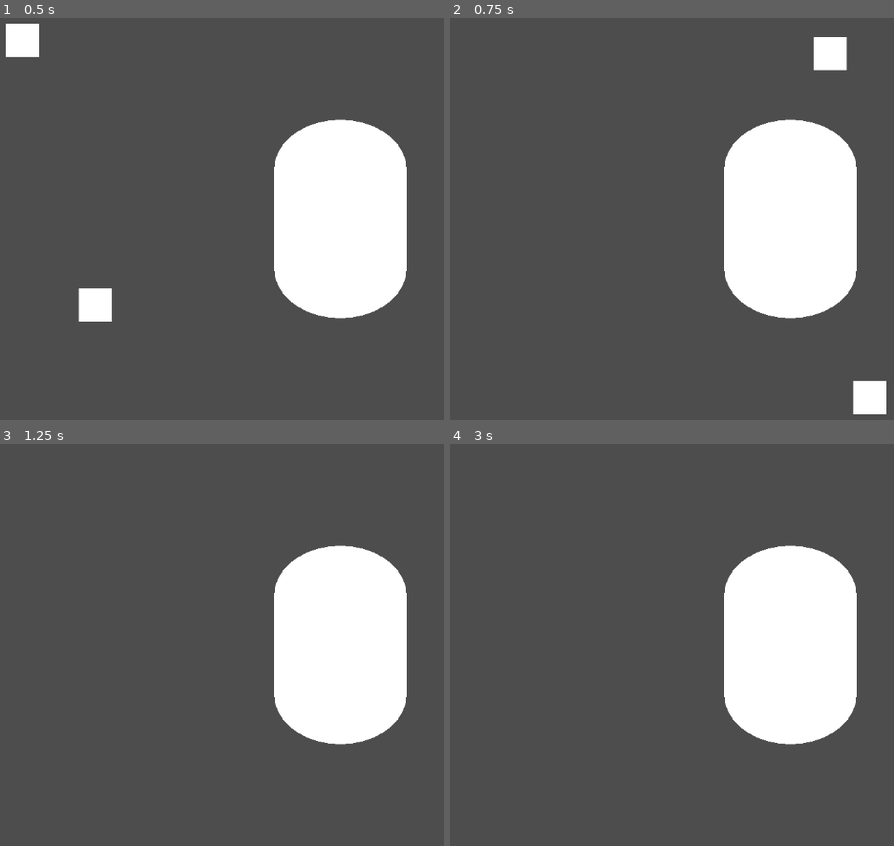
Above: before the commit, frames 1-4 (two rows, left to right).
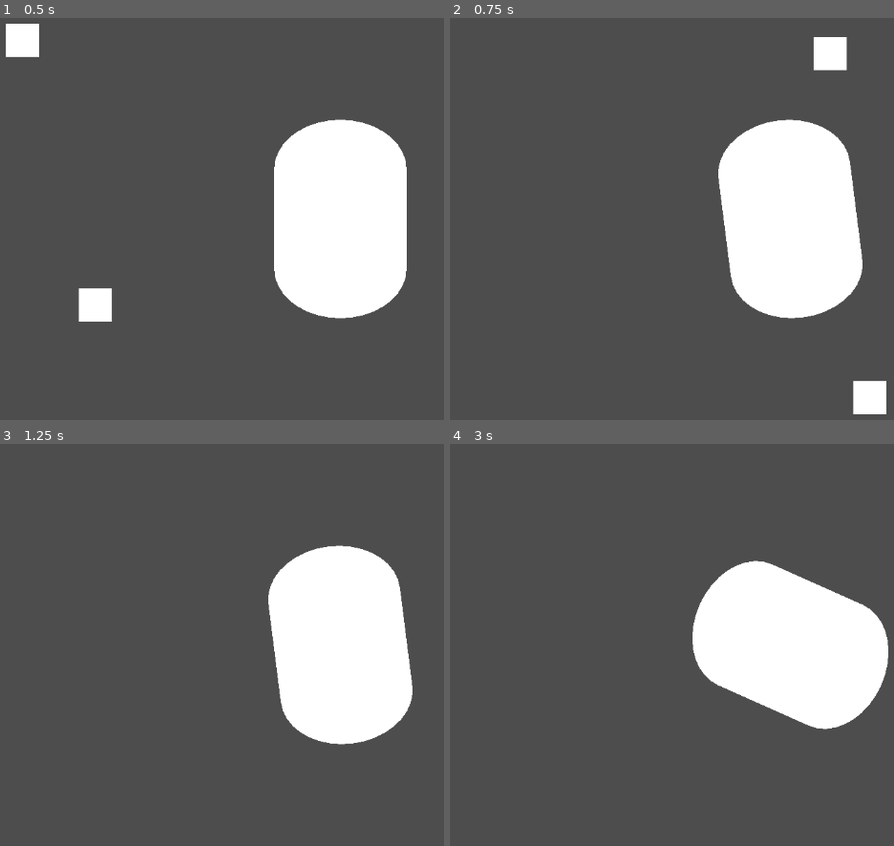
Above: after the commit, the same moments.

Repository: MightyShrimpStudio/WhoFriedUncleJhon
Game: Godot game, scene res://test_levels/test_level.tscn
The game is run twice, just before and just after one commit, with the same random seed, the same clock (stepped at 60 frames per second) and the same inputs.
Inputs (mouse positions are in pixels of both pictures, inside the frame that each line leads up to):
- Up to frame 1 (0.5 s): no input
- Up to frame 2 (0.75 s): tap Enter (ui_accept) at 0.5, 0.6 s; move the mouse to (outside the picture) at 0.52 s; hold Right (ui_right) from 0.53 s (still down)
- Up to frame 3 (1.25 s): keep holding Right (ui_right); tap Enter (ui_accept) at 0.77, 1.07 s
- Up to frame 4 (3 s): tap Enter (ui_accept) at 1.25, 1.35, 1.52, 1.82, 2, 2.1, 2.75, 2.85 s; move the mouse to (636, 665) at 1.27 s; move the mouse to (867, 552) at 2.02 s; release Right (ui_right) at 2.03 s; hold Left (ui_left) 2.03-2.78 s; move the mouse to (751, 729) at 2.77 s; hold Right (ui_right) from 2.78 s (still down)

Frame 1 is identical in both runs. In frame 2, 0.9% of the frame differs, in the area x 60-93%, y 25-75%; in frame 3, 0.9%; in frame 4, 6.2%, in the area x 54-99%, y 25-75%.

Commit message:
Character Rotation

Diff:
--- a/WhoFriedUncleJhon/scripts/character/PlayerCharacter.gd
+++ b/WhoFriedUncleJhon/scripts/character/PlayerCharacter.gd
@@ -2,21 +2,21 @@
 
 
 const SPEED = 300.0
-const JUMP_VELOCITY = -400.0
 
-# Get the gravity from the project settings to be synced with RigidBody nodes.
-var gravity = ProjectSettings.get_setting("physics/2d/default_gravity")
+var ray_cast: RayCast2D
 
+func _ready():
+	ray_cast = find_child("RayCast2D")
 
 func _physics_process(delta):
 
-	# Handle jump.
-	if Input.is_action_just_pressed("ui_accept") and is_on_floor():
-		velocity.y = JUMP_VELOCITY
+	var look_vec = get_global_mouse_position() - global_position
+	global_rotation = atan2(look_vec.y, look_vec.x)
 
 	var horizontal_direction = Input.get_axis("ui_left", "ui_right")
 	var vertical_direction = Input.get_axis("ui_up", "ui_down")
 	var direction = Vector2(horizontal_direction, vertical_direction)
+
 	if direction:
 		velocity = direction * SPEED
 	else:
